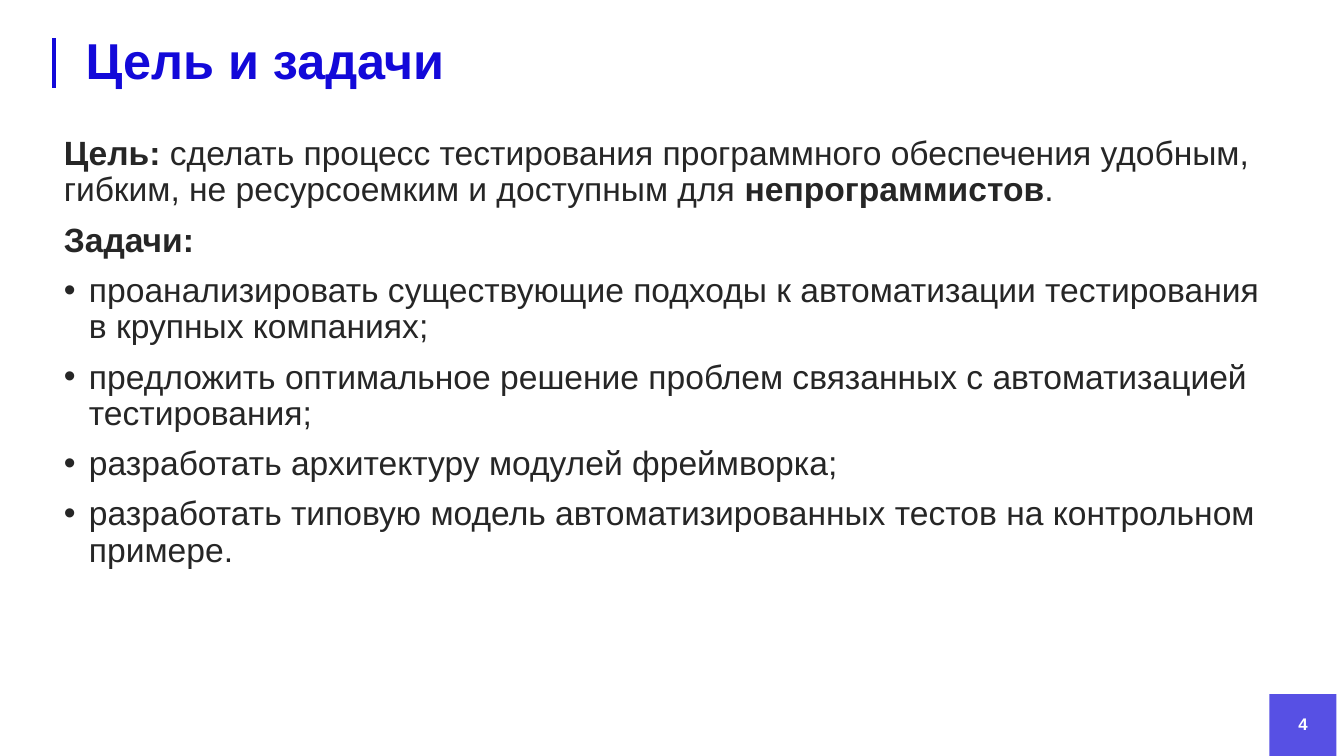
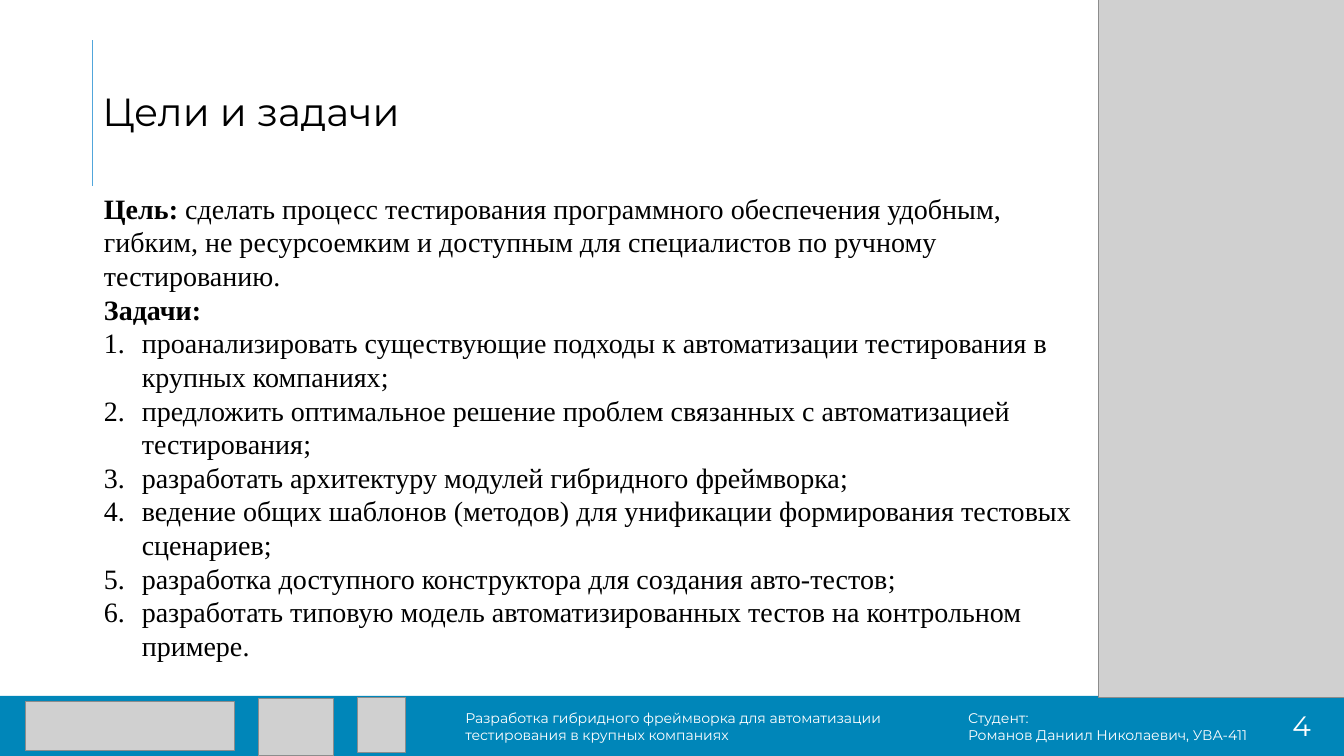
Before and after one commit to DanielRomanoff/practice, a slide deck: slide 4 of презентация.pptx. Drawn at 1344x756 pixels with LibreOffice and Linux fonts; fonts in the diff are those of the drawing; grey boxes stand for pictures; background and template pictures are left out. Boxes give left, top, right and bottom in pixels: in the first picture for what was removed or moved away, otherwise in the second. Text is boxed around its words. In the diff, an @@ line names an element or a change of style, - is before the commit and + after.

```diff
--- a/презентация.pptx
+++ b/презентация.pptx
@@ picture added at box(1099, 0, 1344, 698) @@
@@ line removed from (53, 38) to (53, 89) @@
@@ line added from (93, 40) to (93, 187), #51A6DB 1 pt @@
@@ title at box(102, 98, 399, 133): text changed; size 36 to 28 pt; font Arial to Montserrat; text colour #1309D9 to #000000; bold off @@
-Цель и задачи
+Цели и задачи
@@ text "Цель: сделать процесс тестирования программного ...": place and size @@
-text "Цель: сделать процесс тестирования программного ..." at box(64, 140, 1259, 569)
+text "Цель: сделать процесс тестирования программного ..." at box(104, 199, 1071, 661)
@@ text at box(104, 199, 1000, 292): text changed; size 24 to 20 pt; font Arial to Times New Roman; text colour #262626 to #000000 @@
-Цель: сделать процесс тестирования программного обеспечения удобным, гибким, не ресурсоемким и доступным для непрограммистов.
+Цель: сделать процесс тестирования программного обеспечения удобным, гибким, не ресурсоемким и доступным для специалистов по ручному тестированию.
@@ text at box(104, 301, 1047, 661): size 24 to 20 pt, font Arial to Times New Roman, text colour #262626 to #000000 in "Задачи:", "проанализировать существующие подходы к автоматизации тестир ...", "предложить оптимальное решение проблем связанных с автоматиз ...", "разработать типовую модель автоматизированных тестов на конт ..."; line spacing 0.9 to 1; less space between paragraphs; bullet • to 1. @@
@@ text at box(142, 468, 1071, 594): text changed; size 24 to 20 pt; font Arial to Times New Roman; text colour #262626 to #000000 @@
-• разработать архитектуру модулей фреймворка;
+3. разработать архитектуру модулей гибридного фреймворка;
+4. ведение общих шаблонов (методов) для унификации формирования тестовых сценариев;
+5. разработка доступного конструктора для создания авто-тестов;
@@ rectangle added at box(0, 696, 1344, 756), fill #0086B9 @@
@@ picture added at box(25, 702, 234, 751) @@
@@ picture added at box(258, 699, 334, 756) @@
@@ picture added at box(358, 698, 405, 753) @@
@@ text added at box(465, 712, 881, 743), 10 pt, text #FFFFFF @@
+Разработка гибридного фреймворка для автоматизации тестирования в крупных компаниях
@@ text added at box(968, 713, 1247, 743), 10 pt, text #FFFFFF @@
+Студент:
+Романов Даниил Николаевич, УВА-411
@@ rectangle removed at box(1269, 695, 1337, 756) @@
@@ text "4" at box(1292, 716, 1311, 736): size 12 to 20 pt, font Arial to Montserrat, bold off; alignment centre to left; vertical alignment middle to top @@
```
Also in this commit, not shown: 3 other slides changed, 8 slides added, 10 slides removed, 11 other files.
